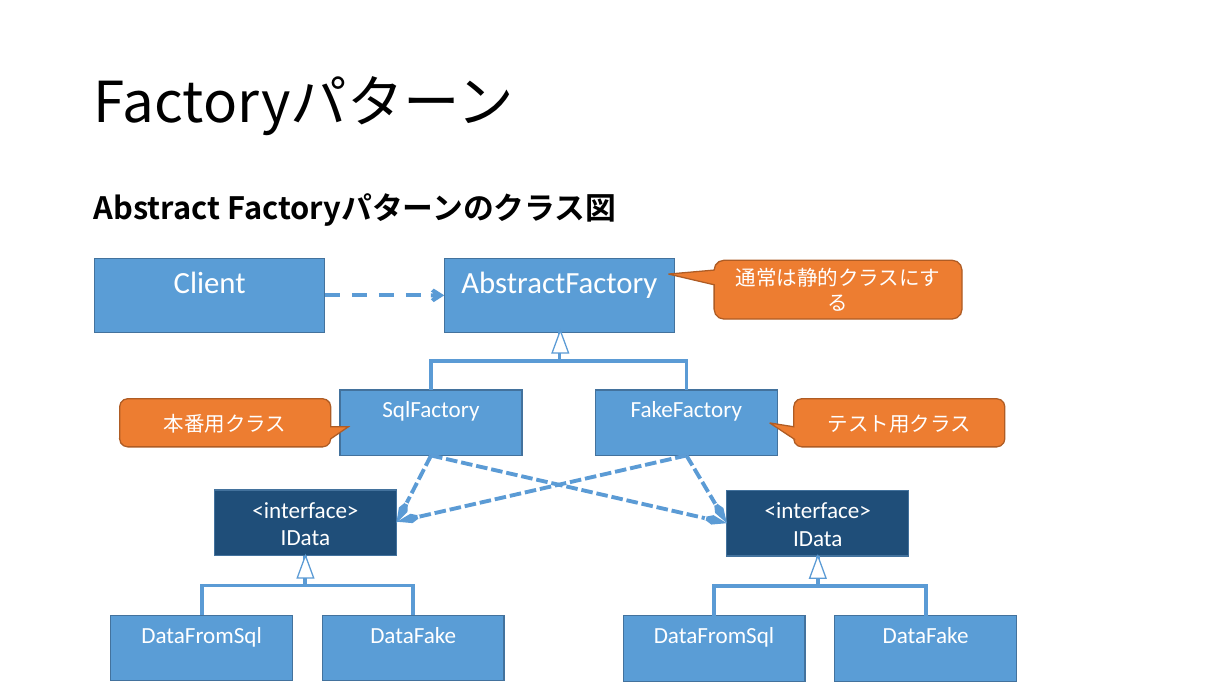
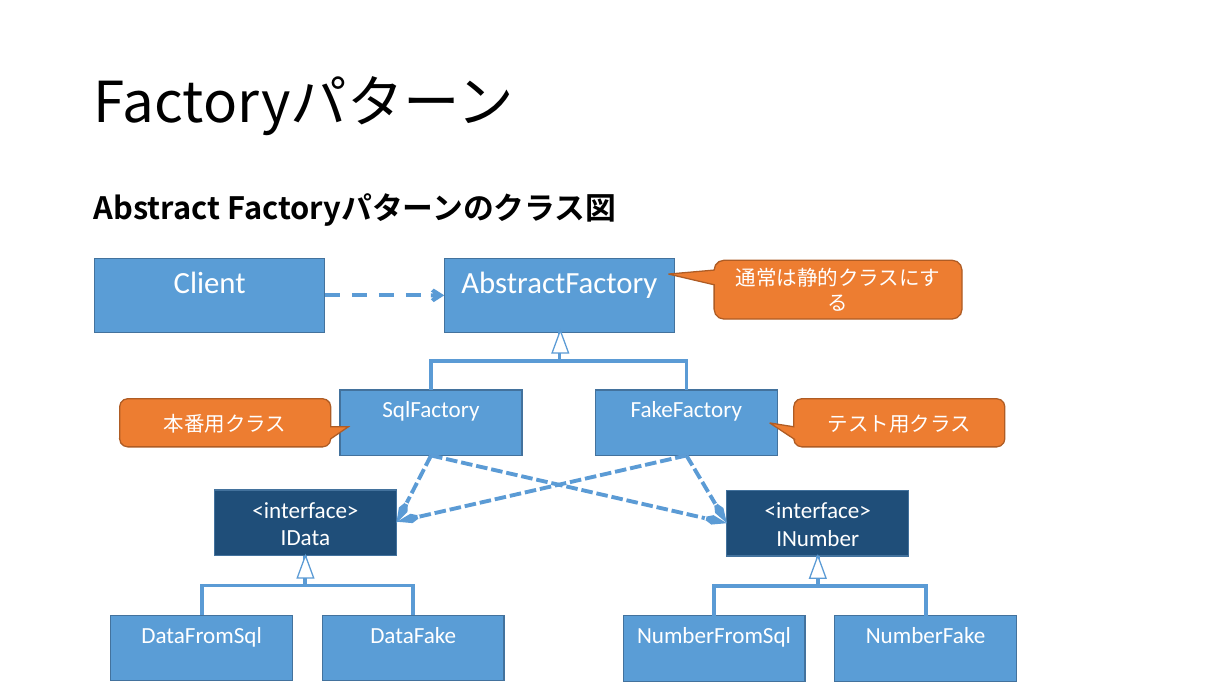
Before and after one commit to acchi17/CsSamply_DesignPattern, a slide deck: slide 7 of デザインパターン概説.pptx. Drawn at 1232x693 pixels with LibreOffice and Linux fonts; fonts in the diff are those of the drawing. Boxes give left, top, right and bottom in pixels: in the first picture for what was removed or moved away, otherwise in the second. Text is boxed around its words. In the diff, an @@ line names an element or a change of style, - is before the commit and + after.

```diff
--- a/デザインパターン概説.pptx
+++ b/デザインパターン概説.pptx
@@ text in rectangle at (776,530,859,546): text changed @@
-IData
+INumber
@@ text in rectangle at (637,627,791,647): text changed @@
-DataFromSql
+NumberFromSql
@@ text in rectangle at (866,627,985,643): text changed @@
-DataFake
+NumberFake
```
Also in this commit, not shown: 1 other slide changed, 1 slide added, 12 other files.
